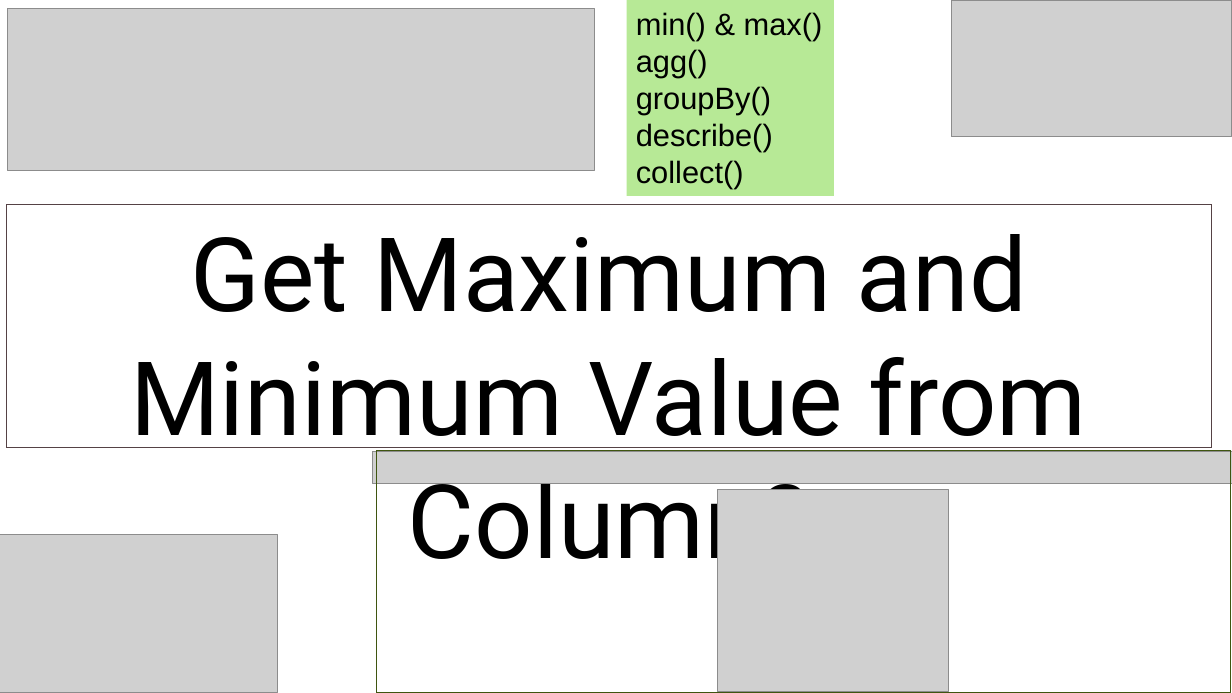
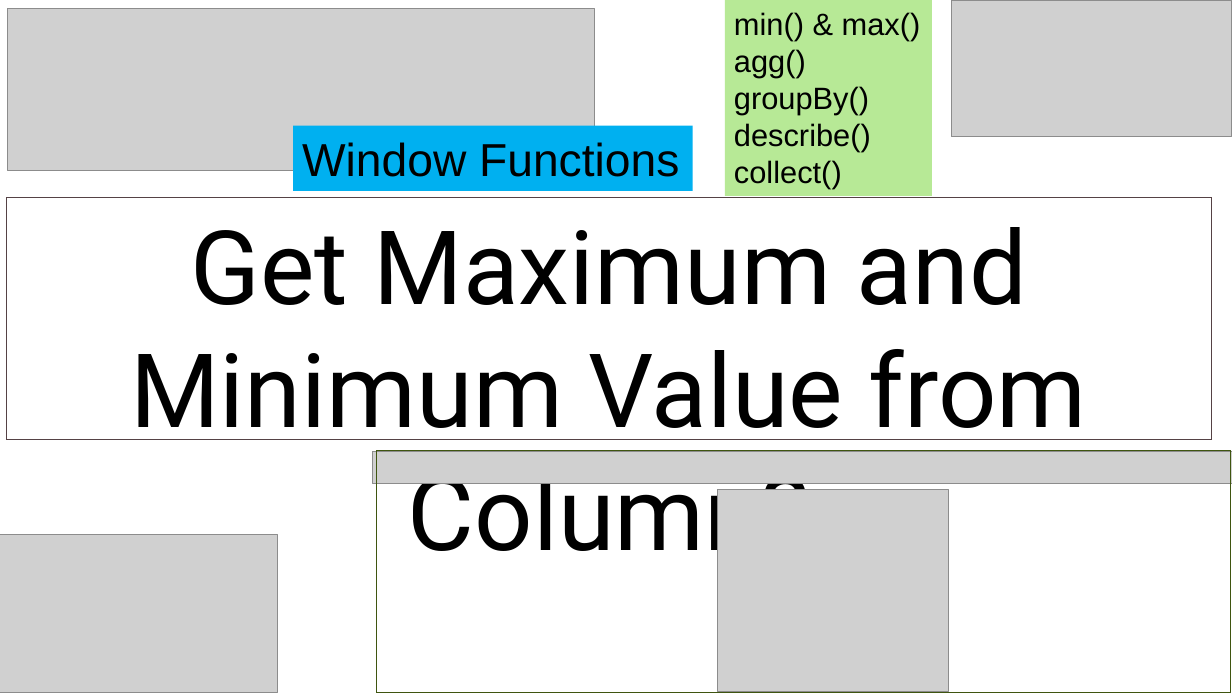
Before and after one commit to enuganti/data-engineer, a slide deck: slide 1 of PySpark/6_window functions/2_GroupBy and Aggregation/120_Get Maximum and Maximum Value From Column/template.pptx. Drawn at 1232x693 pixels with LibreOffice and Linux fonts; fonts in the diff are those of the drawing; grey boxes stand for pictures; background and template pictures are left out. Boxes give left, top, right and bottom in pixels: in the first picture for what was removed or moved away, otherwise in the second. Text is boxed around its words. In the diff, an @@ line names an element or a change of style, - is before the commit and + after.

```diff
--- a/PySpark/6_window functions/2_GroupBy and Aggregation/120_Get Maximum and Maximum Value From Column/template.pptx
+++ b/PySpark/6_window functions/2_GroupBy and Aggregation/120_Get Maximum and Maximum Value From Column/template.pptx
@@ rectangle "min() & max()": place and size @@
-rectangle "min() & max()" at (627,0,834,196)
+rectangle "min() & max()" at (726,0,933,196)
@@ rectangle added at (293,126,693,191), fill #00B0F0, 36 pt, text #000000 @@
+Window Functions
@@ rectangle "Get Maximum and Minimum Value ...": place and size @@
-rectangle "Get Maximum and Minimum Value ..." at (6,205,1212,448)
+rectangle "Get Maximum and Minimum Value ..." at (6,197,1212,440)
```
Also in this commit, not shown: 1 other file.
